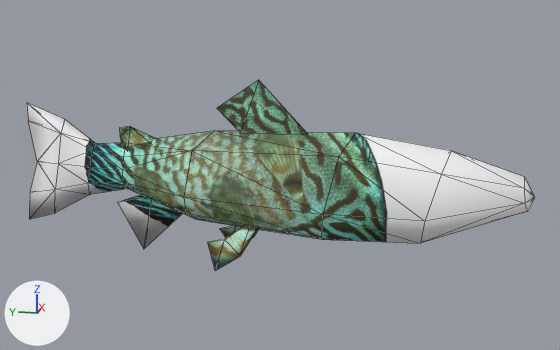
The OBJ model assets/models/zierfisch.obj as it was, and as the next commit left it.
Camera for both pictures: a 50 mm camera at (-0.486, 0.063, 0.128) aimed at (0.002, 0.161, 0.006). The axes (+X, +Y, +Z) are drawn at lower left. The lights are the same throughout. Mesh edges are drawn as thin lines. Where no turn or scale is listed for an object, it has been applied to the vertices.

The first picture shows 'fish_Plane.000'.
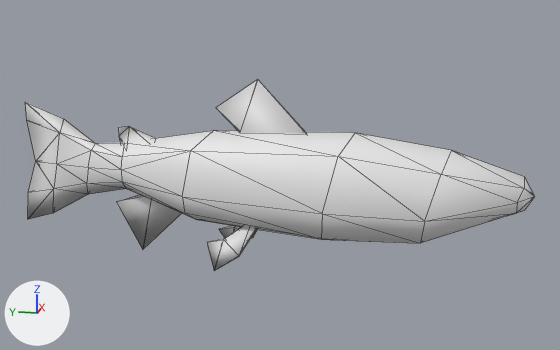
The change in detail:
me_fish_plane_000 is used by ob_fish_plane_000; location (0.0, 0.0, 0.0).
me_fish_plane_000 had 105 vertices, 175 faces and spanned x -0.03..0.03, y 0.0..0.343, z -0.055..0.068.
me_fish_plane_000 now has 105 vertices, 175 faces and spans x -0.03..0.03, y 0.0..0.345, z -0.055..0.069.
me_fish_plane_000 part 1: the loose piece of 6 vertices spanning x -0.002..0.002, y 0.225..0.276, z -0.052..-0.011 is moved by (0.0, 0.001, 0.0).
Part 2, on me_fish_plane_000:
11 vertices are removed from x -0.029..0.022, y 0.004..0.265, z -0.028..0.022.
36 faces are deleted.
33 vertices in x -0.016..0.016, y 0.195..0.341, z -0.035..0.049 move by (0.0, 0.001, 0.0).
5 vertices in x -0.009..0.003, y 0.267..0.316, z -0.009..0.038 move by (0.0, 0.001, 0.001).
13 vertices move from x -0.023..0.023, y 0.196..0.343, z -0.055..0.049 to x -0.023..0.023, y 0.196..0.345, z -0.055..0.05.
11 vertices are added at x -0.03..0.022, y 0.011..0.266, z -0.028..0.022.
36 new faces join them.
me_fish_plane_000 part 3: 133 faces spanning x -0.03..0.03, y 0.0..0.345, z -0.055..0.069 switch from mat_material_000 to no material.

Pixel boxes [x1, y1, x2, y2] of what changed, in the pictures (560 x 350 px; the box of a moved part takes in the faces that stretch with it):
'fish_Plane.000', reshaped: before [27, 80, 534, 270]; after [25, 79, 534, 270]
part 1 of me_fish_plane_000, moved or reshaped: before [117, 195, 183, 249]; after [116, 194, 182, 249]
part 2 of me_fish_plane_000, moved or reshaped: before [120, 126, 534, 243]; after [119, 126, 534, 243]
part 3 of me_fish_plane_000, recoloured: [27, 80, 534, 270] in both
